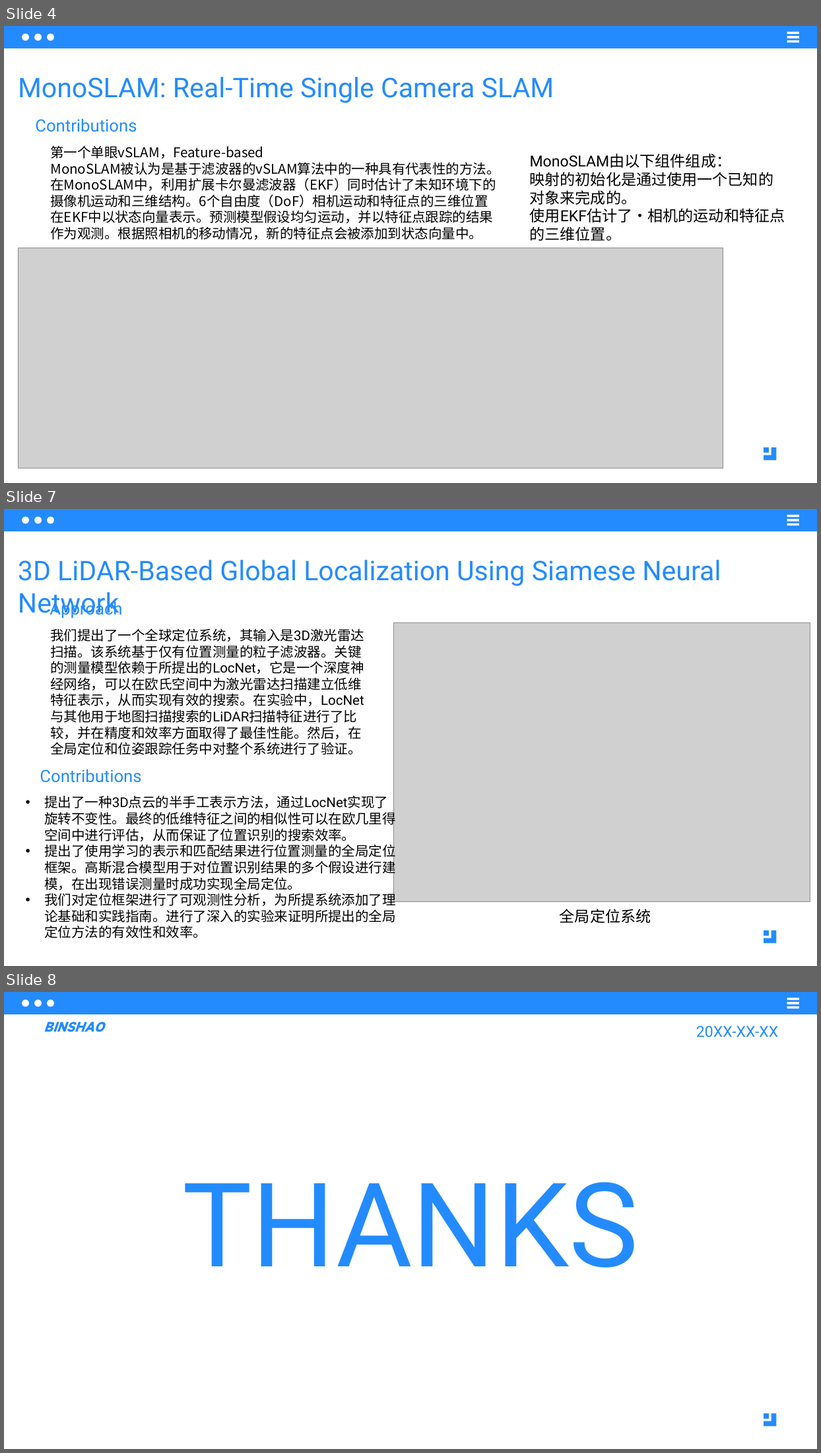
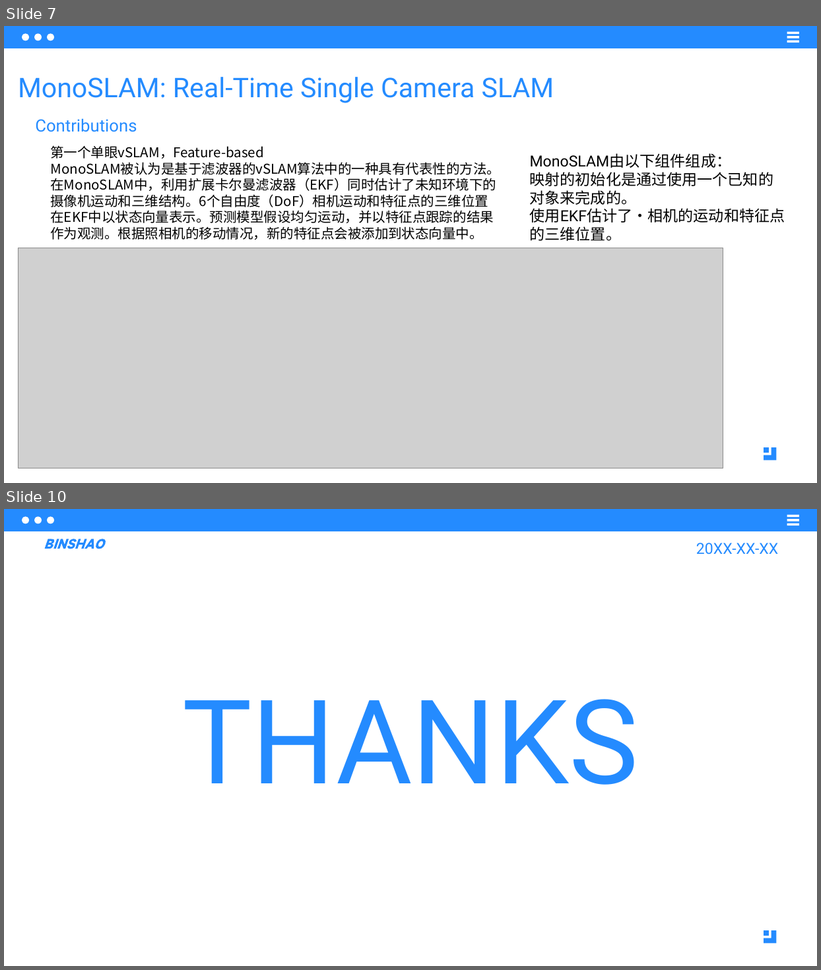
Before and after one commit to drb-ecust/auto_drive, a slide deck: 视觉slam调研/视觉SLAM调研.pptx. Shown one above the other, each under a label of ours: slides 4, 7 and 8 before the commit, slides 7 and 10 after it; the slides between them are not shown. The pictures are 821x1453 and 821x970 pixels, drawn with LibreOffice and Linux fonts; fonts in the diff are those of the drawing; grey boxes stand for pictures. Boxes give left, top, right and bottom in pixels: in the first picture for what was removed or moved away, otherwise in the second. Text is boxed around its words. In the diff, an @@ line names an element or a change of style, - is before the commit and + after.

```diff
--- a/视觉slam调研/视觉SLAM调研.pptx
+++ b/视觉slam调研/视觉SLAM调研.pptx
@@ slide 7 removed at (4, 509, 817, 966), background #FFFFFF @@
@@ rectangle removed at (4, 509, 817, 531) @@
@@ ellipse removed at (22, 516, 29, 524) @@
@@ ellipse removed at (34, 516, 42, 524) @@
@@ ellipse removed at (47, 516, 54, 524) @@
@@ rectangle removed at (787, 514, 799, 517) @@
@@ rectangle removed at (787, 519, 799, 521) @@
@@ rectangle removed at (787, 523, 799, 525) @@
@@ text removed at (18, 560, 721, 619) @@
-3D LiDAR-Based Global Localization Using Siamese Neural Network
@@ text removed at (50, 599, 122, 619) @@
-Approach
@@ picture removed at (394, 623, 811, 902) @@
@@ text removed at (50, 628, 364, 755) @@
-我们提出了一个全球定位系统，其输入是3D激光雷达扫描。该系统基于仅有位置测量的粒子滤波器。关键的测量模型依赖于所提出的LocNet，它是一个深度神经网络，可以在欧氏空间中为激光雷达扫描建立低维特征表示，从而实现有效的搜索。在实验中，LocNet与其他用于地图扫描搜索的LiDAR扫描特征进行了比较，并在精度和效率方面取得了最佳性能。然后，在全局定位和位姿跟踪任务中对整个系统进行了验证。
@@ text removed at (40, 769, 141, 783) @@
-Contributions
@@ text removed at (44, 795, 396, 939) @@
-• 提出了一种3D点云的半手工表示方法，通过LocNet实现了旋转不变性。最终的低维特征之间的相似性可以在欧几里得空间中进行评估，从而保证了位置识别的搜索效率。
-• 提出了使用学习的表示和匹配结果进行位置测量的全局定位框架。高斯混合模型用于对位置识别结果的多个假设进行建模，在出现错误测量时成功实现全局定位。
-• 我们对定位框架进行了可观测性分析，为所提系统添加了理论基础和实践指南。进行了深入的实验来证明所提出的全局定位方法的有效性和效率。
@@ text removed at (560, 909, 651, 923) @@
-全局定位系统
@@ freeform shape removed at (764, 931, 777, 944) @@
@@ freeform shape removed at (764, 931, 769, 936) @@
@@ what was slide 4 is now slide 7 @@
@@ what was slide 8 is now slide 10 @@
```
Also in this commit, not shown: 3 slides changed, 3 slides added, 5 other files.
